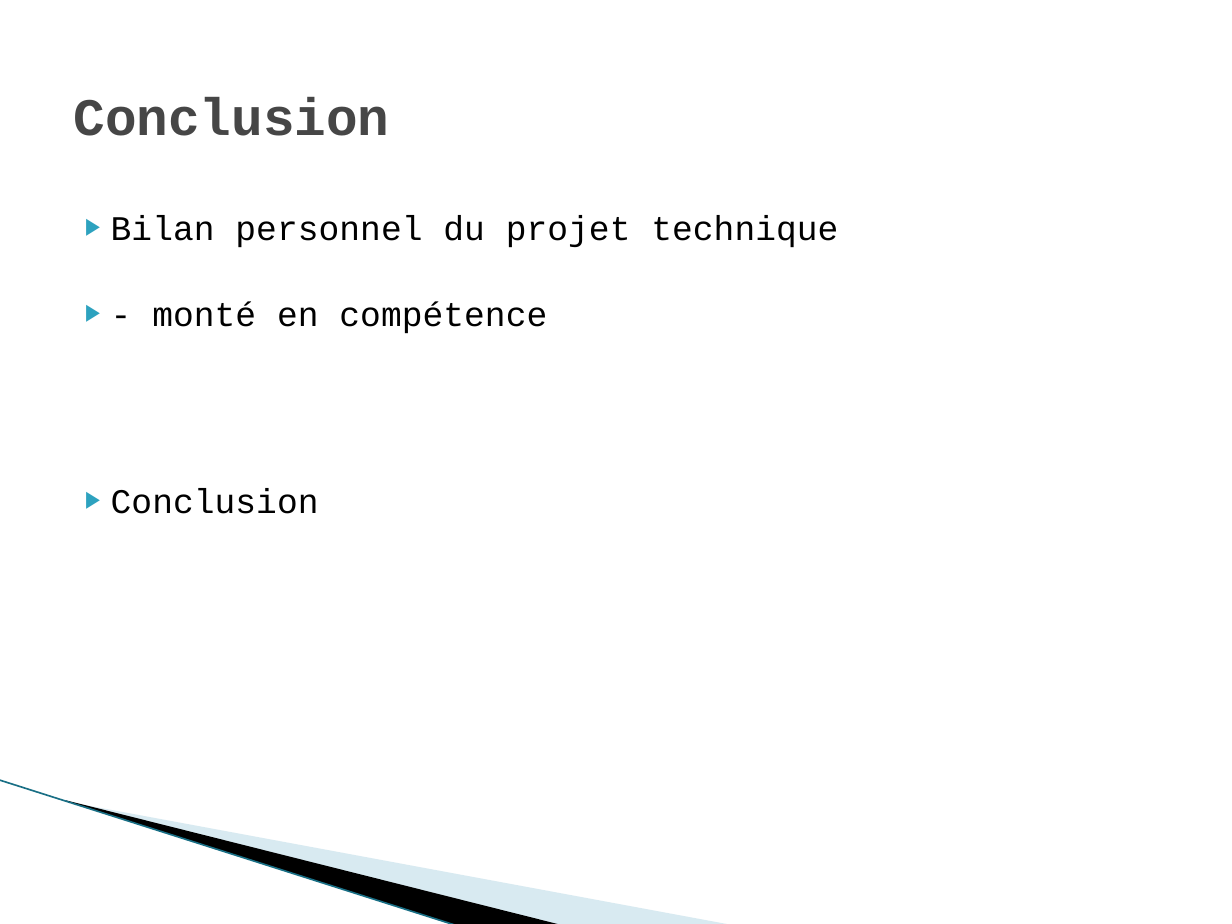
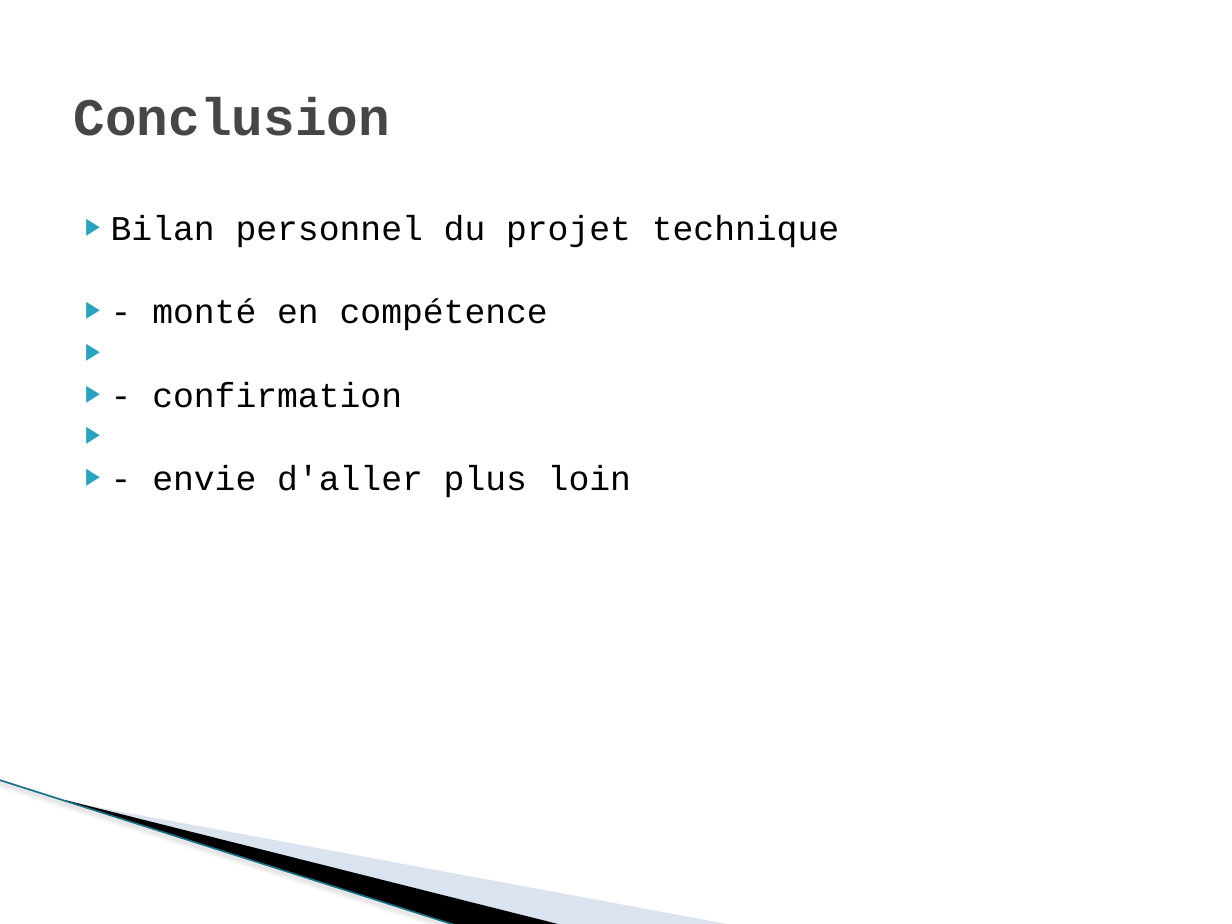
Before and after one commit to hidjic/proxi4, a slide deck: slide 9 of s_b.pptx. Drawn at 1232x924 pixels with LibreOffice and Linux fonts; fonts in the diff are those of the drawing; background and template pictures are left out. Boxes give left, top, right and bottom in pixels: in the first picture for what was removed or moved away, otherwise in the second. Text is boxed around its words. In the diff, an @@ line names an element or a change of style, - is before the commit and + after.

```diff
--- a/s_b.pptx
+++ b/s_b.pptx
@@ text at (111,215,839,331): size 20.2 to 20.3 pt in "Bilan personnel du projet technique", "- monté en compétence"; less space between paragraphs @@
@@ text at (152,382,631,498): text changed; size 20.2 to 20.3 pt @@
-▶ Conclusion
+▶ - confirmation
+▶ - envie d'aller plus loin
@@ line (0, 780) - (457, 924): stroke #97C5D8 0.95 pt to #196F85 0.96 pt @@
@@ freeform shape at (68,801,733,924): fill #A0CBDC at 40% opacity to #A7B9DB at 40% opacity @@
```
Also in this commit, not shown: 9 other slides changed.
